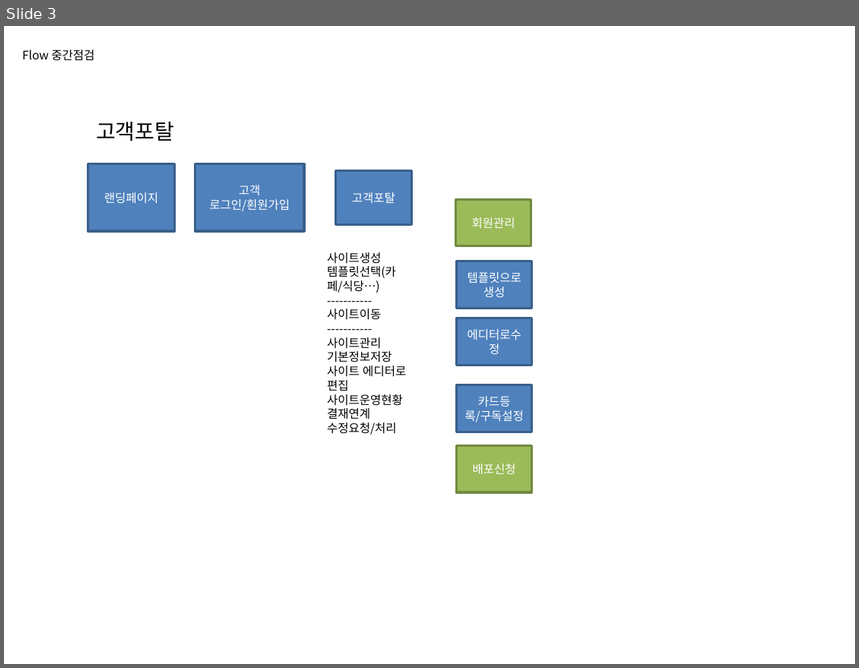
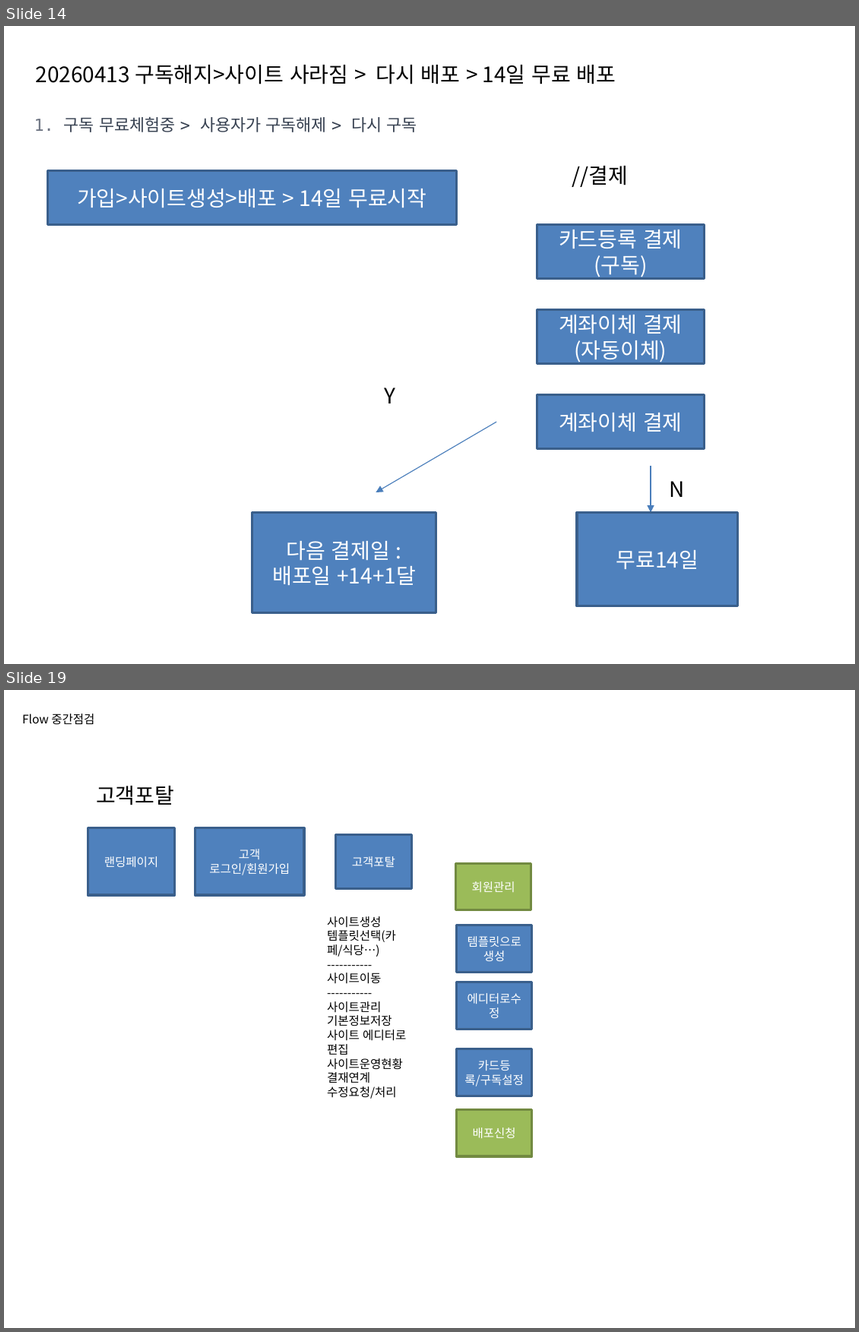
Before and after one commit to oksusoo1/homepageDev, a slide deck: My-plaform.pptx. Shown one above the other, each under a label of ours: slide 3 before the commit, slides 14 and 19 after it; the slides between them are not shown. The pictures are 859x668 and 859x1332 pixels, drawn with LibreOffice and Linux fonts; fonts in the diff are those of the drawing. Boxes give left, top, right and bottom in pixels: in the first picture for what was removed or moved away, otherwise in the second. Text is boxed around its words. In the diff, an @@ line names an element or a change of style, - is before the commit and + after.

```diff
--- a/My-plaform.pptx
+++ b/My-plaform.pptx
@@ slide 14 added at <box>4,26,855,664</box>, background #FFFFFF @@
@@ text added at <box>36,65,617,85</box>, 18 pt, text #000000 @@
+20260413 구독해지>사이트 사라짐 > 다시 배포 > 14일 무료 배포
@@ text added at <box>34,117,417,132</box>, 14 pt, text #374151 @@
+1. 구독 무료체험중 > 사용자가 구독해제 > 다시 구독
@@ rectangle added at <box>47,170,456,224</box>, fill #4F81BD, outline #3A5F8C 2 pt, 18 pt, text #FFFFFF @@
+가입>사이트생성>배포 > 14일 무료시작
@@ text added at <box>572,166,627,187</box>, 18 pt, text #000000 @@
+//결제
@@ rectangle added at <box>537,225,705,279</box>, fill #4F81BD, outline #3A5F8C 2 pt, 18 pt, text #FFFFFF @@
+카드등록 결제(구독)
@@ rectangle added at <box>537,310,705,364</box>, fill #4F81BD, outline #3A5F8C 2 pt, 18 pt, text #FFFFFF @@
+계좌이체 결제(자동이체)
@@ text added at <box>384,388,395,404</box>, 18 pt, text #000000 @@
+Y
@@ rectangle added at <box>537,395,705,449</box>, fill #4F81BD, outline #3A5F8C 2 pt, 18 pt, text #FFFFFF @@
+계좌이체 결제
@@ arrow added from (496, 422) to (376, 493), #4B7EBC 0.75 pt @@
@@ arrow added from (651, 466) to (651, 513), #4B7EBC 0.75 pt @@
@@ text added at <box>669,481,684,497</box>, 18 pt, text #000000 @@
+N
@@ rectangle added at <box>252,513,436,613</box>, fill #4F81BD, outline #3A5F8C 2 pt, 18 pt, text #FFFFFF @@
+다음 결제일 : 배포일 +14+1달
@@ rectangle added at <box>577,513,737,607</box>, fill #4F81BD, outline #3A5F8C 2 pt, 18 pt, text #FFFFFF @@
+무료14일
@@ what was slide 3 is now slide 19 @@
```
Also in this commit, not shown: 15 other slides added, 4 other files.
